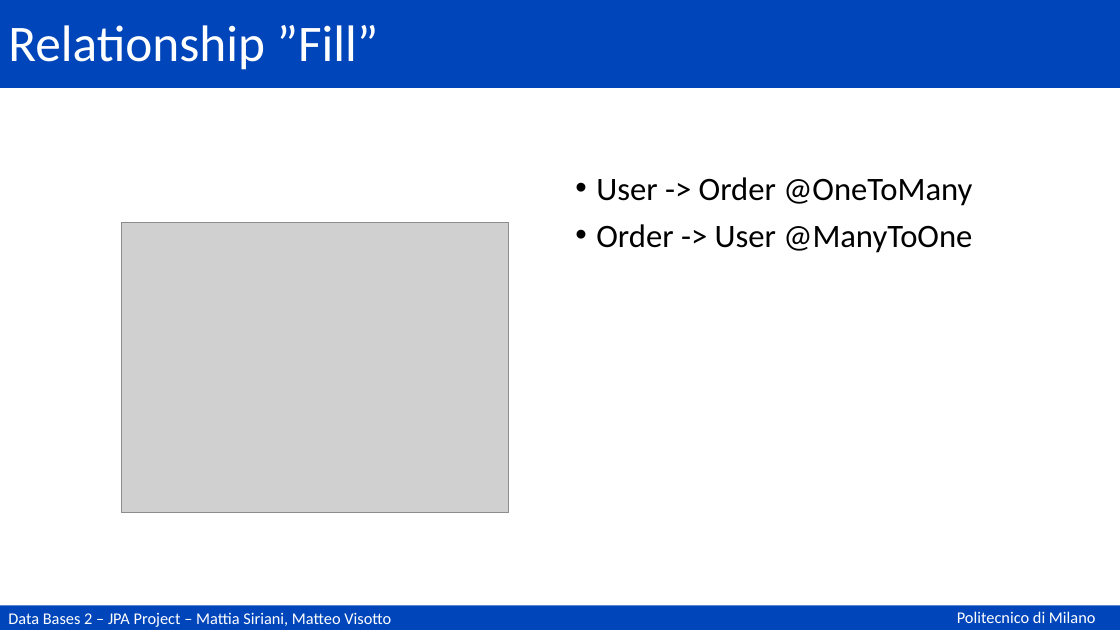
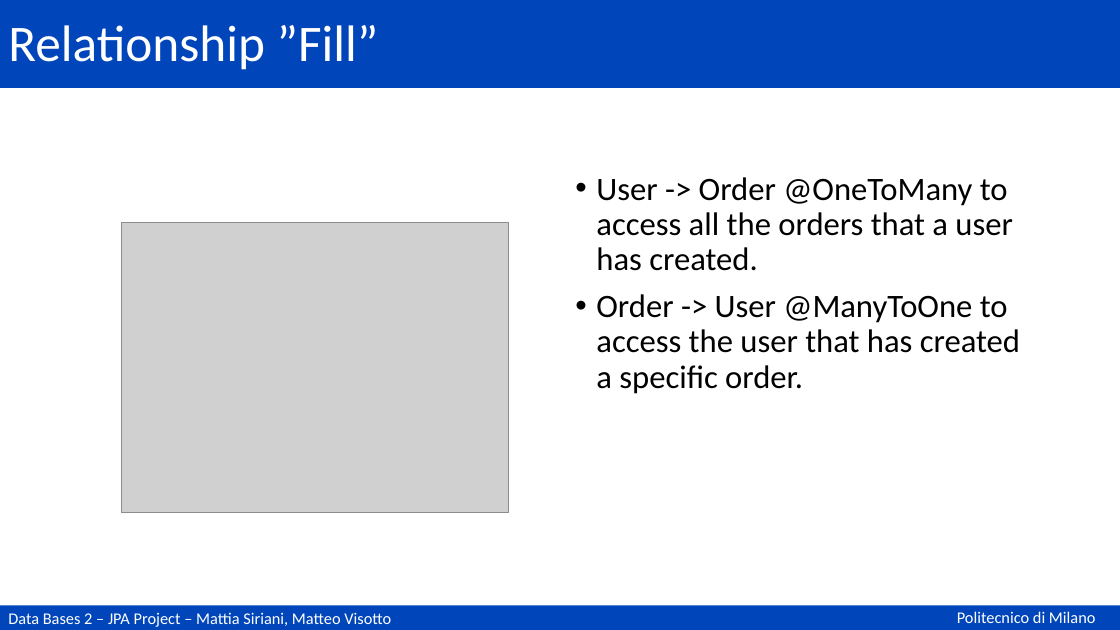
Before and after one commit to matteovisotto/DB2-SirianiVisotto, a slide deck: slide 58 of Documentation.pptx (slide 56 before the commit). Drawn at 1120x630 pixels with LibreOffice and Linux fonts; fonts in the diff are those of the drawing; grey boxes stand for pictures. Boxes give left, top, right and bottom in pixels: in the first picture for what was removed or moved away, otherwise in the second. Text is boxed around its words. In the diff, an @@ line names an element or a change of style, - is before the commit and + after.

```diff
--- a/Documentation.pptx
+++ b/Documentation.pptx
@@ text at (596, 177, 1020, 394): text changed @@
-• User -> Order @OneToMany
-• Order -> User @ManyToOne
+• User -> Order @OneToMany to access all the orders that a user has created.
+• Order -> User @ManyToOne to access the user that has created a specific order.
```
Also in this commit, not shown: 11 other slides changed, 2 slides added.
